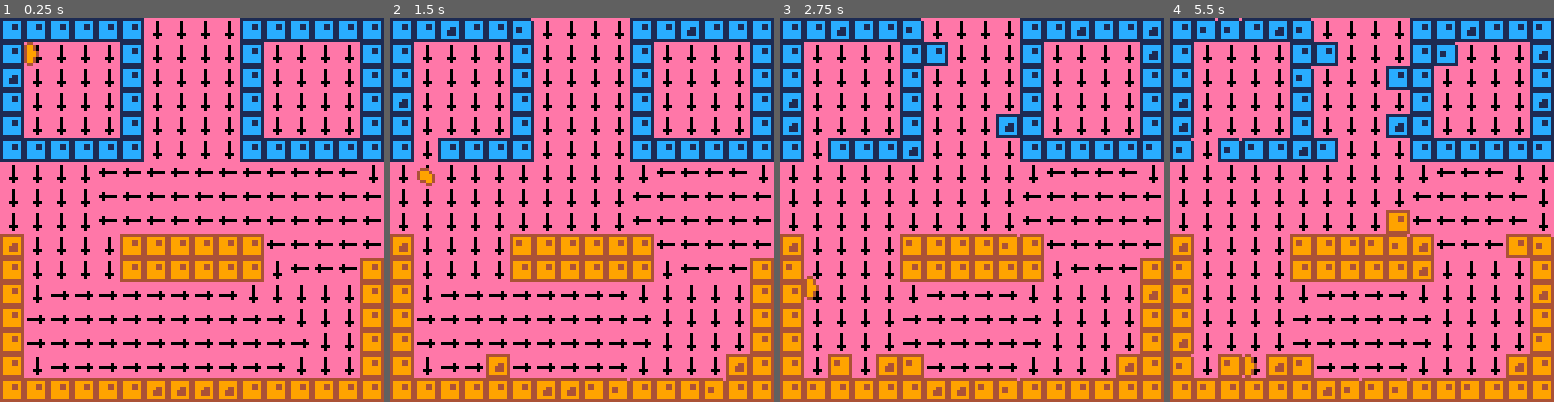
Above: before the commit, frames 1-4 (left to right).
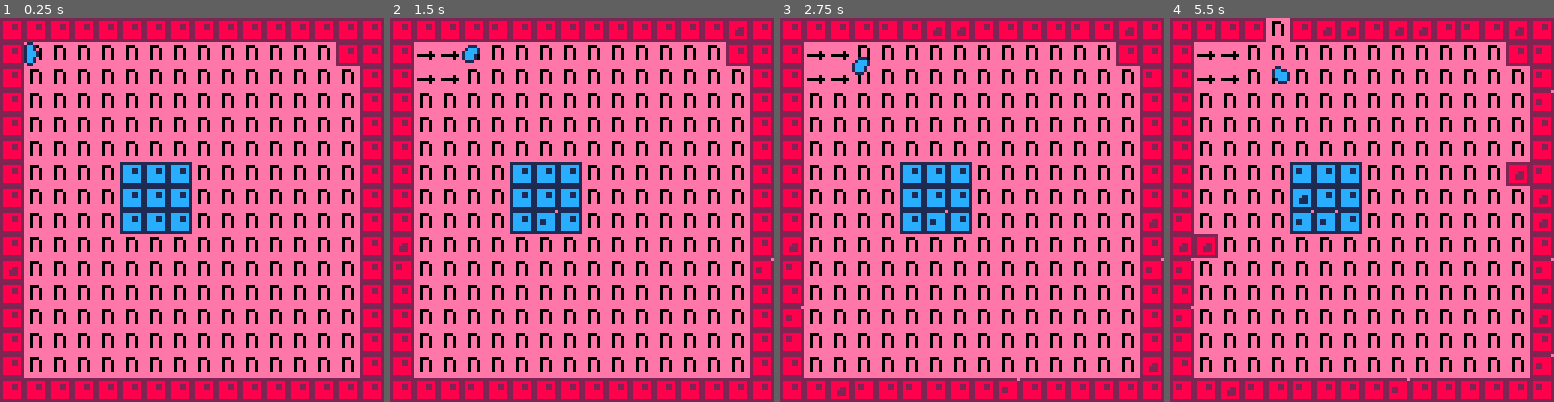
Above: after the commit, the same moments.

Repository: Compynerd255/thehansinator-ludum-dare-38
Game: PICO-8 cartridge game.p8
The game is run twice, just before and just after one commit, with the same random seed, the same clock (stepped at 60 frames per second) and the same inputs.
Inputs:
- Up to frame 1 (0.25 s): no input
- Up to frame 2 (1.5 s): tap O (Z key) at 0.33, 0.7, 1.43 s; tap X (X key) at 1.07 s
- Up to frame 3 (2.75 s): hold Left 1.97-2.37 s; tap X (X key) at 2.07, 2.4, 2.73 s; tap O (Z key) at 2.22 s; hold Down from 2.42 s (still down)
- Up to frame 4 (5.5 s): release Down at 2.82 s; hold Right 2.87-3.53 s; tap X (X key) every 0.33 s from 3.07 to 5.4 s; tap O (Z key) at 3.1, 3.98, 4.87 s; hold Up 3.58-4.08 s; hold Right 4.13-4.53 s; hold Down 4.58-5.08 s; hold Left from 5.13 s (still down)

The runs differ from the first frame. In frame 1, 52% of the frame differs, in the area x 0-100%, y 0-100%; in frame 2, 52%; in frame 3, 54%; in frame 4, 56%.

Commit message:
Add 'Revali's Gale' mechanic

Diff:
--- a/game.p8
+++ b/game.p8
@@ -24,7 +24,7 @@
 --init player
 player = {}
 player.dir = 0
-player.color = 3
+player.color = 1
 player.stretch = 0
 player.sticking = true
 player.x=1
@@ -106,10 +106,12 @@
 
 local newm = m
 
-if abs(cv.x)<0.5 then cv.x=0 end
-if abs(cv.y)<0.5 then cv.y=0 end
-
-if abs(cv.x)>abs(cv.y) then
+if abs(cv.x)<0.3 then cv.x=0 end
+if abs(cv.y)<0.3 then cv.y=0 end
+
+if cv.x==0 and cv.y==0 then
+ newm=5
+elseif abs(cv.x)>abs(cv.y) then
  if cv.x < 0 then
   newm=1
  else
@@ -252,11 +254,21 @@
  end
 end
 
---press 🅾️ to detach
+--press 🅾️ to create current
 if btnp(4) then
+ for i=-1,1 do
+  for j=-1,1 do
+   local mx=player.x+0.5+i
+   local my=player.y+0.5+j
+   if not is_solid(mx,my)
+   then
+    mset(mx,my,dirinfo[3]+1)
+   end
+  end
+ end
  player.sticking=false
- player.stretch=0
-end
+end
+
 
 --press ❎ to destroy cell
 if btnp(5) then
@@ -268,12 +280,10 @@
    flr(belowpos.x),
    flr(belowpos.y))
   local mcol=flr((m-16)/4)
-  if player.color != mcol then
-   mset(
-    flr(belowpos.x),
-    flr(belowpos.y),
-    5)
-  end
+  mset(
+   flr(belowpos.x),
+   flr(belowpos.y),
+   5)
  end
 end
 
@@ -543,165 +553,165 @@
 0201010101010000000000000000000002020202020202020202020202020202000000000000000000000000000000000000000000000000000000000000000000000000000000000000000000000000000000000000000000000000000000000000000000000000000000000000000000000000000000000000000000000000
 0000000000000000000000000000000000000000000000000000000000000000000000000000000000000000000000000000000000000000000000000000000000000000000000000000000000000000000000000000000000000000000000000000000000000000000000000000000000000000000000000000000000000000
 __map__
-1414141414140404040414141414141400000000000000000000000000000000000000000000000000000000000000000000000000000000000000000000000000000000000000000000000000000000000000000000000000000000000000000000000000000000000000000000000000000000000000000000000000000000
-1405050505140404040414050505051400000000000000000000000000000000000000000000000000000000000000000000000000000000000000000000000000000000000000000000000000000000000000000000000000000000000000000000000000000000000000000000000000000000000000000000000000000000
-1405050505140404040414050505051400000000000000000000000000000000000000000000000000000000000000000000000000000000000000000000000000000000000000000000000000000000000000000000000000000000000000000000000000000000000000000000000000000000000000000000000000000000
-1405050505140404040414050505051400000000000000000000000000000000000000000000000000000000000000000000000000000000000000000000000000000000000000000000000000000000000000000000000000000000000000000000000000000000000000000000000000000000000000000000000000000000
-1405050505140404040414050505051400000000000000000000000000000000000000000000000000000000000000000000000000000000000000000000000000000000000000000000000000000000000000000000000000000000000000000000000000000000000000000000000000000000000000000000000000000000
-1414141414140404040414141414141400000000000000000000000000000000000000000000000000000000000000000000000000000000000000000000000000000000000000000000000000000000000000000000000000000000000000000000000000000000000000000000000000000000000000000000000000000000
-0204010101010101010101010101010100000000000000000000000000000000000000000000000000000000000000000000000000000000000000000000000000000000000000000000000000000000000000000000000000000000000000000000000000000000000000000000000000000000000000000000000000000000
-0204010101010101010101010101010100000000000000000000000000000000000000000000000000000000000000000000000000000000000000000000000000000000000000000000000000000000000000000000000000000000000000000000000000000000000000000000000000000000000000000000000000000000
-0204040101010101010101010101010100000000000000000000000000000000000000000000000000000000000000000000000000000000000000000000000000000000000000000000000000000000000000000000000000000000000000000000000000000000000000000000000000000000000000000000000000000000
-02040404011c1c1c1c1c1c010101010100000000000000000000000000000000000000000000000000000000000000000000000000000000000000000000000000000000000000000000000000000000000000000000000000000000000000000000000000000000000000000000000000000000000000000000000000000000
-1c040404041c1c1c1c1c1c010101011c00000000000000000000000000000000000000000000000000000000000000000000000000000000000000000000000000000000000000000000000000000000000000000000000000000000000000000000000000000000000000000000000000000000000000000000000000000000
-1c02020202020202020202030303031c00000000000000000000000000000000000000000000000000000000000000000000000000000000000000000000000000000000000000000000000000000000000000000000000000000000000000000000000000000000000000000000000000000000000000000000000000000000
-1c02020202020202020202020202021c00000000000000000000000000000000000000000000000000000000000000000000000000000000000000000000000000000000000000000000000000000000000000000000000000000000000000000000000000000000000000000000000000000000000000000000000000000000
-1c02020202020202020202020202021c00000000000000000000000000000000000000000000000000000000000000000000000000000000000000000000000000000000000000000000000000000000000000000000000000000000000000000000000000000000000000000000000000000000000000000000000000000000
-1c02020202020202020202020202021c00000000000000000000000000000000000000000000000000000000000000000000000000000000000000000000000000000000000000000000000000000000000000000000000000000000000000000000000000000000000000000000000000000000000000000000000000000000
-1c1c1c1c1c1c1e1e1e1e1c1c1c1c1c1c00000000000000000000000000000000000000000000000000000000000000000000000000000000000000000000000000000000000000000000000000000000000000000000000000000000000000000000000000000000000000000000000000000000000000000000000000000000
-0000000000000000000000000000000000000000000000000000000000000000000000000000000000000000000000000000000000000000000000000000000000000000000000000000000000000000000000000000000000000000000000000000000000000000000000000000000000000000000000000000000000000000
-0000000000000000000000000000000000000000000000000000000000000000000000000000000000000000000000000000000000000000000000000000000000000000000000000000000000000000000000000000000000000000000000000000000000000000000000000000000000000000000000000000000000000000
-0000000000000000000000000000000000000000000000000000000000000000000000000000000000000000000000000000000000000000000000000000000000000000000000000000000000000000000000000000000000000000000000000000000000000000000000000000000000000000000000000000000000000000
-0000000000000000000000000000000000000000000000000000000000000000000000000000000000000000000000000000000000000000000000000000000000000000000000000000000000000000000000000000000000000000000000000000000000000000000000000000000000000000000000000000000000000000
-0000000000000000000000000000000000000000000000000000000000000000000000000000000000000000000000000000000000000000000000000000000000000000000000000000000000000000000000000000000000000000000000000000000000000000000000000000000000000000000000000000000000000000
-0000000000000000000000000000000000000000000000000000000000000000000000000000000000000000000000000000000000000000000000000000000000000000000000000000000000000000000000000000000000000000000000000000000000000000000000000000000000000000000000000000000000000000
-0000000000000000000000000000000000000000000000000000000000000000000000000000000000000000000000000000000000000000000000000000000000000000000000000000000000000000000000000000000000000000000000000000000000000000000000000000000000000000000000000000000000000000
-0000000000000000000000000000000000000000000000000000000000000000000000000000000000000000000000000000000000000000000000000000000000000000000000000000000000000000000000000000000000000000000000000000000000000000000000000000000000000000000000000000000000000000
-0000000000000000000000000000000000000000000000000000000000000000000000000000000000000000000000000000000000000000000000000000000000000000000000000000000000000000000000000000000000000000000000000000000000000000000000000000000000000000000000000000000000000000
-0000000000000000000000000000000000000000000000000000000000000000000000000000000000000000000000000000000000000000000000000000000000000000000000000000000000000000000000000000000000000000000000000000000000000000000000000000000000000000000000000000000000000000
-0000000000000000000000000000000000000000000000000000000000000000000000000000000000000000000000000000000000000000000000000000000000000000000000000000000000000000000000000000000000000000000000000000000000000000000000000000000000000000000000000000000000000000
-0000000000000000000000000000000000000000000000000000000000000000000000000000000000000000000000000000000000000000000000000000000000000000000000000000000000000000000000000000000000000000000000000000000000000000000000000000000000000000000000000000000000000000
-0000000000000000000000000000000000000000000000000000000000000000000000000000000000000000000000000000000000000000000000000000000000000000000000000000000000000000000000000000000000000000000000000000000000000000000000000000000000000000000000000000000000000000
-0000000000000000000000000000000000000000000000000000000000000000000000000000000000000000000000000000000000000000000000000000000000000000000000000000000000000000000000000000000000000000000000000000000000000000000000000000000000000000000000000000000000000000
-0000000000000000000000000000000000000000000000000000000000000000000000000000000000000000000000000000000000000000000000000000000000000000000000000000000000000000000000000000000000000000000000000000000000000000000000000000000000000000000000000000000000000000
-0000000000000000000000000000000000000000000000000000000000000000000000000000000000000000000000000000000000000000000000000000000000000000000000000000000000000000000000000000000000000000000000000000000000000000000000000000000000000000000000000000000000000000
-…(130 lines of a section not shown)…
+1010101010101010101010101010101000000000000000000000000000000000000000000000000000000000000000000000000000000000000000000000000000000000000000000000000000000000000000000000000000000000000000000000000000000000000000000000000000000000000000000000000000000000
+1005050505050505050505050505101000000000000000000000000000000000000000000000000000000000000000000000000000000000000000000000000000000000000000000000000000000000000000000000000000000000000000000000000000000000000000000000000000000000000000000000000000000000
+1005050505050505050505050505051000000000000000000000000000000000000000000000000000000000000000000000000000000000000000000000000000000000000000000000000000000000000000000000000000000000000000000000000000000000000000000000000000000000000000000000000000000000
+1005050505050505050505050505051000000000000000000000000000000000000000000000000000000000000000000000000000000000000000000000000000000000000000000000000000000000000000000000000000000000000000000000000000000000000000000000000000000000000000000000000000000000
+1005050505050505050505050505051000000000000000000000000000000000000000000000000000000000000000000000000000000000000000000000000000000000000000000000000000000000000000000000000000000000000000000000000000000000000000000000000000000000000000000000000000000000
+1005050505050505050505050505051000000000000000000000000000000000000000000000000000000000000000000000000000000000000000000000000000000000000000000000000000000000000000000000000000000000000000000000000000000000000000000000000000000000000000000000000000000000
+1005050505141414050505050505051000000000000000000000000000000000000000000000000000000000000000000000000000000000000000000000000000000000000000000000000000000000000000000000000000000000000000000000000000000000000000000000000000000000000000000000000000000000
+1005050505141414050505050505051000000000000000000000000000000000000000000000000000000000000000000000000000000000000000000000000000000000000000000000000000000000000000000000000000000000000000000000000000000000000000000000000000000000000000000000000000000000
+1005050505141414050505050505051000000000000000000000000000000000000000000000000000000000000000000000000000000000000000000000000000000000000000000000000000000000000000000000000000000000000000000000000000000000000000000000000000000000000000000000000000000000
+1005050505050505050505050505051000000000000000000000000000000000000000000000000000000000000000000000000000000000000000000000000000000000000000000000000000000000000000000000000000000000000000000000000000000000000000000000000000000000000000000000000000000000
+1005050505050505050505050505051000000000000000000000000000000000000000000000000000000000000000000000000000000000000000000000000000000000000000000000000000000000000000000000000000000000000000000000000000000000000000000000000000000000000000000000000000000000
+1005050505050505050505050505051000000000000000000000000000000000000000000000000000000000000000000000000000000000000000000000000000000000000000000000000000000000000000000000000000000000000000000000000000000000000000000000000000000000000000000000000000000000
+1005050505050505050505050505051000000000000000000000000000000000000000000000000000000000000000000000000000000000000000000000000000000000000000000000000000000000000000000000000000000000000000000000000000000000000000000000000000000000000000000000000000000000
+1005050505050505050505050505051000000000000000000000000000000000000000000000000000000000000000000000000000000000000000000000000000000000000000000000000000000000000000000000000000000000000000000000000000000000000000000000000000000000000000000000000000000000
+1005050505050505050505050505051000000000000000000000000000000000000000000000000000000000000000000000000000000000000000000000000000000000000000000000000000000000000000000000000000000000000000000000000000000000000000000000000000000000000000000000000000000000
+1010101010101010101010101010101000000000000000000000000000000000000000000000000000000000000000000000000000000000000000000000000000000000000000000000000000000000000000000000000000000000000000000000000000000000000000000000000000000000000000000000000000000000
+0000000000000000000000000000000000000000000000000000000000000000000000000000000000000000000000000000000000000000000000000000000000000000000000000000000000000000000000000000000000000000000000000000000000000000000000000000000000000000000000000000000000000000
+0000000000000000000000000000000000000000000000000000000000000000000000000000000000000000000000000000000000000000000000000000000000000000000000000000000000000000000000000000000000000000000000000000000000000000000000000000000000000000000000000000000000000000
+0000000000000000000000000000000000000000000000000000000000000000000000000000000000000000000000000000000000000000000000000000000000000000000000000000000000000000000000000000000000000000000000000000000000000000000000000000000000000000000000000000000000000000
+0000000000000000000000000000000000000000000000000000000000000000000000000000000000000000000000000000000000000000000000000000000000000000000000000000000000000000000000000000000000000000000000000000000000000000000000000000000000000000000000000000000000000000
+0000000000000000000000000000000000000000000000000000000000000000000000000000000000000000000000000000000000000000000000000000000000000000000000000000000000000000000000000000000000000000000000000000000000000000000000000000000000000000000000000000000000000000
+0000000000000000000000000000000000000000000000000000000000000000000000000000000000000000000000000000000000000000000000000000000000000000000000000000000000000000000000000000000000000000000000000000000000000000000000000000000000000000000000000000000000000000
+0000000000000000000000000000000000000000000000000000000000000000000000000000000000000000000000000000000000000000000000000000000000000000000000000000000000000000000000000000000000000000000000000000000000000000000000000000000000000000000000000000000000000000
+0000000000000000000000000000000000000000000000000000000000000000000000000000000000000000000000000000000000000000000000000000000000000000000000000000000000000000000000000000000000000000000000000000000000000000000000000000000000000000000000000000000000000000
+0000000000000000000000000000000000000000000000000000000000000000000000000000000000000000000000000000000000000000000000000000000000000000000000000000000000000000000000000000000000000000000000000000000000000000000000000000000000000000000000000000000000000000
+0000000000000000000000000000000000000000000000000000000000000000000000000000000000000000000000000000000000000000000000000000000000000000000000000000000000000000000000000000000000000000000000000000000000000000000000000000000000000000000000000000000000000000
+0000000000000000000000000000000000000000000000000000000000000000000000000000000000000000000000000000000000000000000000000000000000000000000000000000000000000000000000000000000000000000000000000000000000000000000000000000000000000000000000000000000000000000
+0000000000000000000000000000000000000000000000000000000000000000000000000000000000000000000000000000000000000000000000000000000000000000000000000000000000000000000000000000000000000000000000000000000000000000000000000000000000000000000000000000000000000000
+0000000000000000000000000000000000000000000000000000000000000000000000000000000000000000000000000000000000000000000000000000000000000000000000000000000000000000000000000000000000000000000000000000000000000000000000000000000000000000000000000000000000000000
+0000000000000000000000000000000000000000000000000000000000000000000000000000000000000000000000000000000000000000000000000000000000000000000000000000000000000000000000000000000000000000000000000000000000000000000000000000000000000000000000000000000000000000
+0000000000000000000000000000000000000000000000000000000000000000000000000000000000000000000000000000000000000000000000000000000000000000000000000000000000000000000000000000000000000000000000000000000000000000000000000000000000000000000000000000000000000000
+0000000000000000000000000000000000000000000000000000000000000000000000000000000000000000000000000000000000000000000000000000000000000000000000000000000000000000000000000000000000000000000000000000000000000000000000000000000000000000000000000000000000000000
+…(130 lines of a section not shown)…
